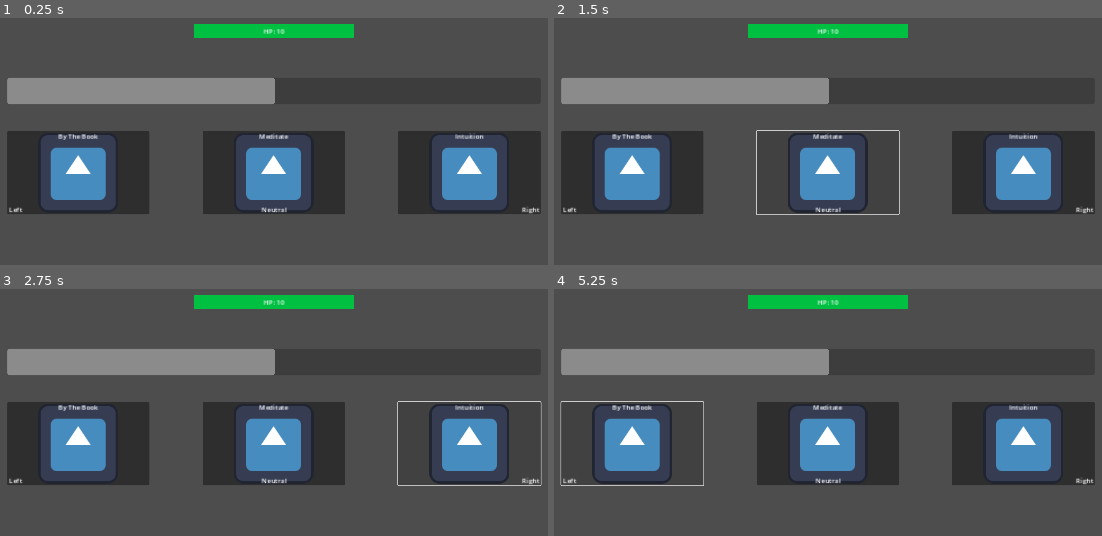
Above: before the commit, frames 1-4 (two rows, left to right).
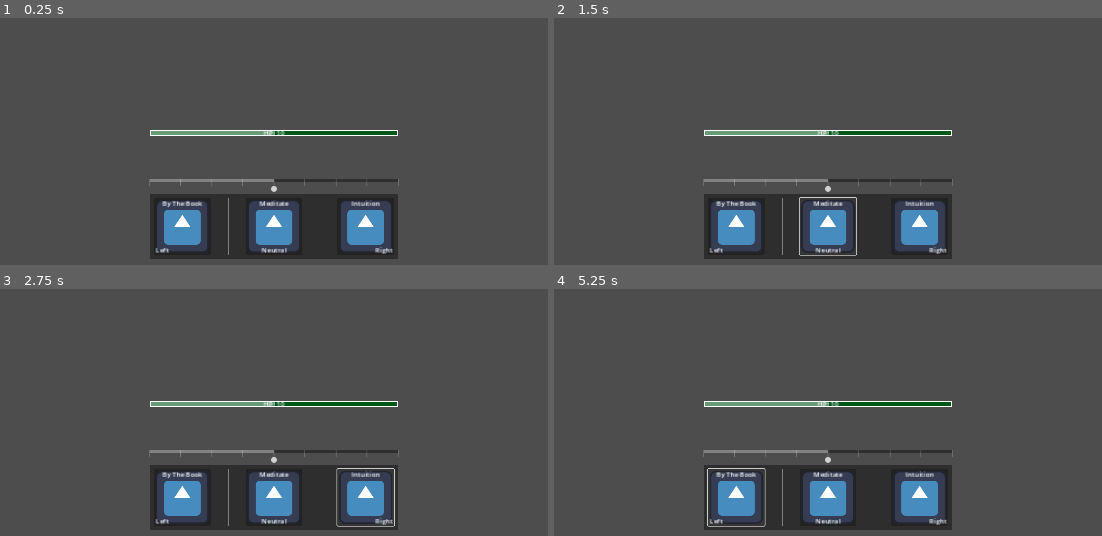
Above: after the commit, the same moments.

Repository: parallax-rat/Brainwave
Game: Godot game, scene res://Scenes/combat_test.tscn
The game is run twice, just before and just after one commit, with the same random seed, the same clock (stepped at 60 frames per second) and the same inputs. The engine's default icon, where the game draws it, is replaced by a stand-in: a white triangle on a blue panel in a dark square.
Inputs:
- Up to frame 1 (0.25 s): no input
- Up to frame 2 (1.5 s): click "By The Book" at 0.5 s; click "Meditate" at 1.25 s
- Up to frame 3 (2.75 s): click "Intuition" at 2 s
- Up to frame 4 (5.25 s): click "By The Book" at 2.75 s; click "Meditate" at 3.5 s; click "Intuition" at 4.25 s; click "By The Book" at 5 s

The runs differ from the first frame. In frame 1, 35% of the frame differs, in the area x 1-99%, y 2-98%; in frame 2, 33%; in frame 3, 32%; in frame 4, 32%.
Error after the commit: Parse Error: Expected indented block after function declaration. (res://Scripts/game.gd:8)

Commit message:
minor tweaks to ui layour

Diff:
--- a/Scenes/combat_test.tscn
+++ b/Scenes/combat_test.tscn
@@ -1,5 +1,6 @@
-[gd_scene load_steps=7 format=3 uid="uid://dgotg08v1neoe"]
+[gd_scene load_steps=8 format=3 uid="uid://dgotg08v1neoe"]
 
+[ext_resource type="Script" path="res://Scripts/game.gd" id="1_4yies"]
 [ext_resource type="Script" path="res://Scripts/player.gd" id="1_xuo7j"]
 [ext_resource type="PackedScene" uid="uid://7f812eakfokw" path="res://Scenes/skill_button.tscn" id="2_2yfi3"]
 [ext_resource type="Resource" uid="uid://b1rnhk2ui35hv" path="res://Resources/Skills/Neutral/n_By The Book.tres" id="3_q53be"]
@@ -7,9 +8,20 @@
 [ext_resource type="Resource" uid="uid://6u412qjwgcux" path="res://Resources/Skills/Neutral/n_Intuition.tres" id="5_78e0a"]
 
 [sub_resource type="StyleBoxFlat" id="StyleBoxFlat_7mom1"]
-bg_color = Color(0, 0.752941, 0.254902, 1)
+content_margin_left = 2.0
+content_margin_top = 2.0
+content_margin_right = 2.0
+content_margin_bottom = 2.0
+bg_color = Color(0, 0.345098, 0.0980392, 1)
+border_width_left = 2
+border_width_top = 2
+border_width_right = 2
+border_width_bottom = 2
+border_color = Color(1, 1, 1, 1)
 
 [node name="CombatTest" type="Node2D"]
+script = ExtResource("1_4yies")
+player = null
 
 [node name="Player" type="Node" parent="."]
 script = ExtResource("1_xuo7j")
@@ -25,63 +37,36 @@
 grow_horizontal = 2
 grow_vertical = 2
 
-[node name="ActionBar" type="HBoxContainer" parent="GUI"]
-custom_minimum_size = Vector2(0, 200)
+[node name="MarginContainer" type="MarginContainer" parent="GUI"]
 layout_mode = 1
-anchors_preset = 14
-anchor_top = 0.5
+anchors_preset = 15
 anchor_right = 1.0
-anchor_bottom = 0.5
-offset_left = 320.0
-offset_top = -152.0
-offset_right = -320.0
-offset_bottom = 48.0
+anchor_bottom = 1.0
 grow_horizontal = 2
 grow_vertical = 2
-theme_override_constants/separation = 128
+theme_override_constants/margin_left = 300
+theme_override_constants/margin_top = 300
+theme_override_constants/margin_right = 300
+theme_override_constants/margin_bottom = 300
+
+[node name="VBoxContainer2" type="VBoxContainer" parent="GUI/MarginContainer"]
+layout_mode = 2
+size_flags_horizontal = 4
+size_flags_vertical = 4
+theme_override_constants/separation = 100
 alignment = 1
 
-[node name="Skill1" parent="GUI/ActionBar" instance=ExtResource("2_2yfi3")]
+[node name="HealthBar" type="ProgressBar" parent="GUI/MarginContainer/VBoxContainer2"]
+custom_minimum_size = Vector2(0, 14)
 layout_mode = 2
-focus_neighbor_right = NodePath("../Skill2")
-focus_next = NodePath("../Skill2")
-skill = ExtResource("3_q53be")
-
-[node name="Skill2" parent="GUI/ActionBar" instance=ExtResource("2_2yfi3")]
-layout_mode = 2
-focus_neighbor_left = NodePath("../Skill1")
-focus_neighbor_right = NodePath("../Skill3")
-focus_next = NodePath("../Skill3")
-focus_previous = NodePath("../Skill1")
-skill = ExtResource("4_6bex3")
-
-[node name="Skill3" parent="GUI/ActionBar" instance=ExtResource("2_2yfi3")]
-layout_mode = 2
-skill = ExtResource("5_78e0a")
-
-[node name="MindWaveBar" type="ProgressBar" parent="GUI"]
-layout_direction = 2
-layout_mode = 0
-offset_left = 320.0
-offset_top = 256.0
-offset_right = 1600.0
-offset_bottom = 320.0
-tooltip_text = "Current wave frequency."
-min_value = -4.0
-max_value = 4.0
+size_flags_vertical = 3
+theme_override_styles/background = SubResource("StyleBoxFlat_7mom1")
+max_value = 10.0
 step = 1.0
+value = 5.0
 show_percentage = false
 
-[node name="HealthBar" type="ProgressBar" parent="GUI"]
-layout_mode = 0
-offset_left = 768.0
-offset_top = 128.0
-offset_right = 1152.0
-offset_bottom = 160.0
-theme_override_styles/background = SubResource("StyleBoxFlat_7mom1")
-show_percentage = false
-
-[node name="HBoxContainer" type="HBoxContainer" parent="GUI/HealthBar"]
+[node name="HBoxContainer" type="HBoxContainer" parent="GUI/MarginContainer/VBoxContainer2/HealthBar"]
 layout_mode = 1
 anchors_preset = 8
 anchor_left = 0.5
@@ -96,7 +81,7 @@
 grow_vertical = 2
 alignment = 1
 
-[node name="Label" type="Label" parent="GUI/HealthBar/HBoxContainer"]
+[node name="Label" type="Label" parent="GUI/MarginContainer/VBoxContainer2/HealthBar/HBoxContainer"]
 layout_mode = 2
 size_flags_horizontal = 4
 text = "HP:
@@ -104,9 +89,70 @@
 horizontal_alignment = 1
 vertical_alignment = 1
 
-[node name="Label2" type="Label" parent="GUI/HealthBar/HBoxContainer"]
+[node name="Label2" type="Label" parent="GUI/MarginContainer/VBoxContainer2/HealthBar/HBoxContainer"]
 layout_mode = 2
 size_flags_horizontal = 4
 text = "10"
 horizontal_alignment = 1
 vertical_alignment = 1
+
+[node name="VBoxContainer" type="VBoxContainer" parent="GUI/MarginContainer/VBoxContainer2"]
+layout_mode = 2
+size_flags_horizontal = 4
+size_flags_vertical = 4
+theme_override_constants/separation = 24
+alignment = 1
+
+[node name="MindWaveBar" type="HSlider" parent="GUI/MarginContainer/VBoxContainer2/VBoxContainer"]
+custom_minimum_size = Vector2(0, 14)
+layout_direction = 2
+layout_mode = 2
+size_flags_vertical = 4
+tooltip_text = "Current wave frequency."
+theme_override_constants/center_grabber = 1
+theme_override_constants/grabber_offset = 20
+min_value = -4.0
+max_value = 4.0
+tick_count = 9
+ticks_on_borders = true
+
+[node name="PanelContainer" type="PanelContainer" parent="GUI/MarginContainer/VBoxContainer2/VBoxContainer"]
+layout_mode = 2
+
+[node name="MarginContainer" type="MarginContainer" parent="GUI/MarginContainer/VBoxContainer2/VBoxContainer/PanelContainer"]
+layout_mode = 2
+theme_override_constants/margin_left = 10
+theme_override_constants/margin_top = 10
+theme_override_constants/margin_right = 10
+theme_override_constants/margin_bottom = 10
+
+[node name="ActionBar" type="HBoxContainer" parent="GUI/MarginContainer/VBoxContainer2/VBoxContainer/PanelContainer/MarginContainer"]
+layout_mode = 2
+size_flags_horizontal = 4
+size_flags_vertical = 8
+theme_override_constants/separation = 40
+alignment = 1
+
+[node name="Skill1" parent="GUI/MarginContainer/VBoxContainer2/VBoxContainer/PanelContainer/MarginContainer/ActionBar" instance=ExtResource("2_2yfi3")]
+layout_mode = 2
+focus_neighbor_right = NodePath("../Skill2")
+focus_next = NodePath("../Skill2")
+skill = ExtResource("3_q53be")
+
+[node name="VSeparator" type="VSeparator" parent="GUI/MarginContainer/VBoxContainer2/VBoxContainer/PanelContainer/MarginContainer/ActionBar"]
+layout_mode = 2
+
+[node name="Skill2" parent="GUI/MarginContainer/VBoxContainer2/VBoxContainer/PanelContainer/MarginContainer/ActionBar" instance=ExtResource("2_2yfi3")]
+layout_mode = 2
+focus_neighbor_left = NodePath("../Skill1")
+focus_neighbor_right = NodePath("../Skill3")
+focus_next = NodePath("../Skill3")
+focus_previous = NodePath("../Skill1")
+skill = ExtResource("4_6bex3")
+
+[node name="VSeparator2" type="VSeparator" parent="GUI/MarginContainer/VBoxContainer2/VBoxContainer/PanelContainer/MarginContainer/ActionBar"]
+layout_mode = 2
+
+[node name="Skill3" parent="GUI/MarginContainer/VBoxContainer2/VBoxContainer/PanelContainer/MarginContainer/ActionBar" instance=ExtResource("2_2yfi3")]
+layout_mode = 2
+skill = ExtResource("5_78e0a")
--- a/Scenes/skill_button.tscn
+++ b/Scenes/skill_button.tscn
@@ -6,11 +6,11 @@
 [node name="Button" type="Button" node_paths=PackedStringArray("name_label", "shift_label")]
 offset_right = 128.0
 offset_bottom = 128.0
-size_flags_horizontal = 3
+size_flags_horizontal = 6
+size_flags_vertical = 6
 mouse_default_cursor_shape = 2
 icon = ExtResource("1_16ftu")
 icon_alignment = 1
-expand_icon = true
 script = ExtResource("2_utbrm")
 name_label = NodePath("Name")
 shift_label = NodePath("MarginContainer/ShiftDirectionLabel")
--- /dev/null
+++ b/Scripts/game.gd
@@ -0,0 +1,8 @@
+extends Node
+
+var turn_number = 1
+@export var player : Node
+
+enum STATES {TURN_BEGIN, TURN_END}
+
+func _ready():
--- a/Scripts/player.gd
+++ b/Scripts/player.gd
@@ -1,8 +1,9 @@
 extends Node
 
-enum LeftBrain {LEFT_1, LEFT_2, LEFT_3, LEFT_4}
-var CalmMind
-enum RightBrain {RIGHT_1, RIGHT_2, RIGHT_3, RIGHT_4}
-enum BrainWaves {LeftBrain, CalmMind, RightBrain}
+enum BrainWaves {
+	LEFT_4, LEFT_3, LEFT_2, LEFT_1,
+	NEUTRAL,
+	RIGHT_1, RIGHT_2, RIGHT_3, RIGHT_4}
 
 @export var health : int
+@export var brain_wave : BrainWaves
--- a/Scripts/skill_resource.gd
+++ b/Scripts/skill_resource.gd
@@ -6,7 +6,6 @@
 const MULTIPLIER = "[m]"
 
 enum WaveTypes {Left, Neutral, Right}
-
 
 @export var skill_name : String
 @export var skill_icon : Texture2D
@@ -17,7 +16,7 @@
 @export var shift_direction : WaveTypes
 @export var damage : int
 @export var healing : int
-@export var multiplier : float
+@export var multiplier : float = 1
 @export var linked_skills : Array[Skill]
 
 func get_description() -> String:
@@ -28,3 +27,9 @@
 
 func get_shift_direction():
 	return [str(WaveTypes.keys()[shift_direction]),shift_direction]
+
+func get_damage() -> int:
+	return (damage * multiplier)
+
+func get_healing() -> int:
+	return (healing * multiplier)
